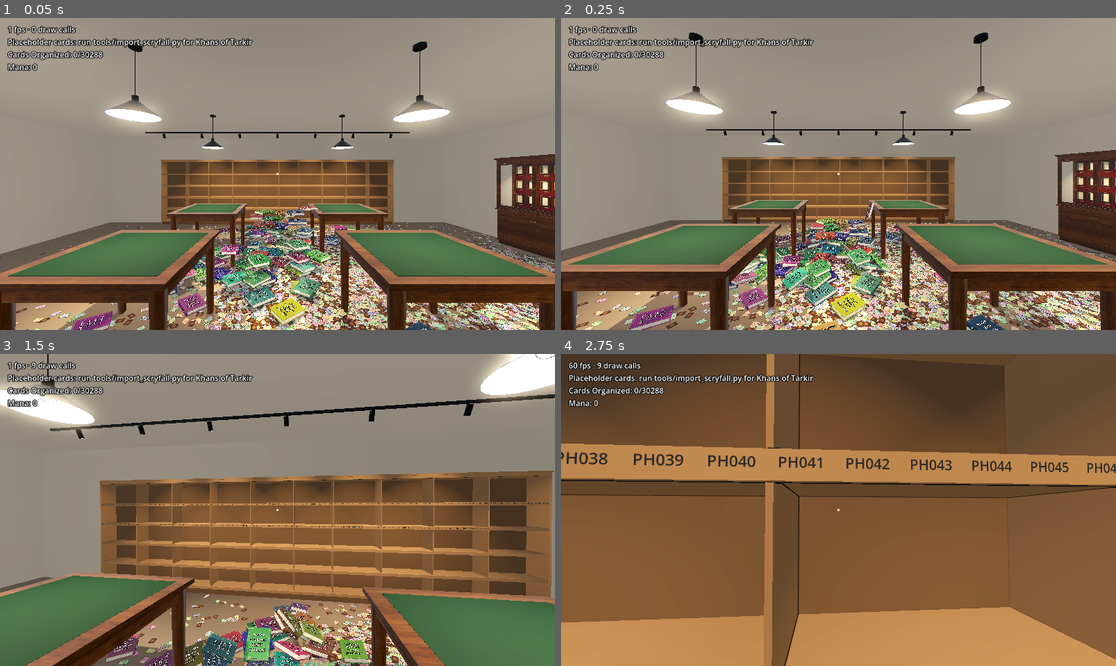
Above: before the commit, frames 1-4 (two rows, left to right).
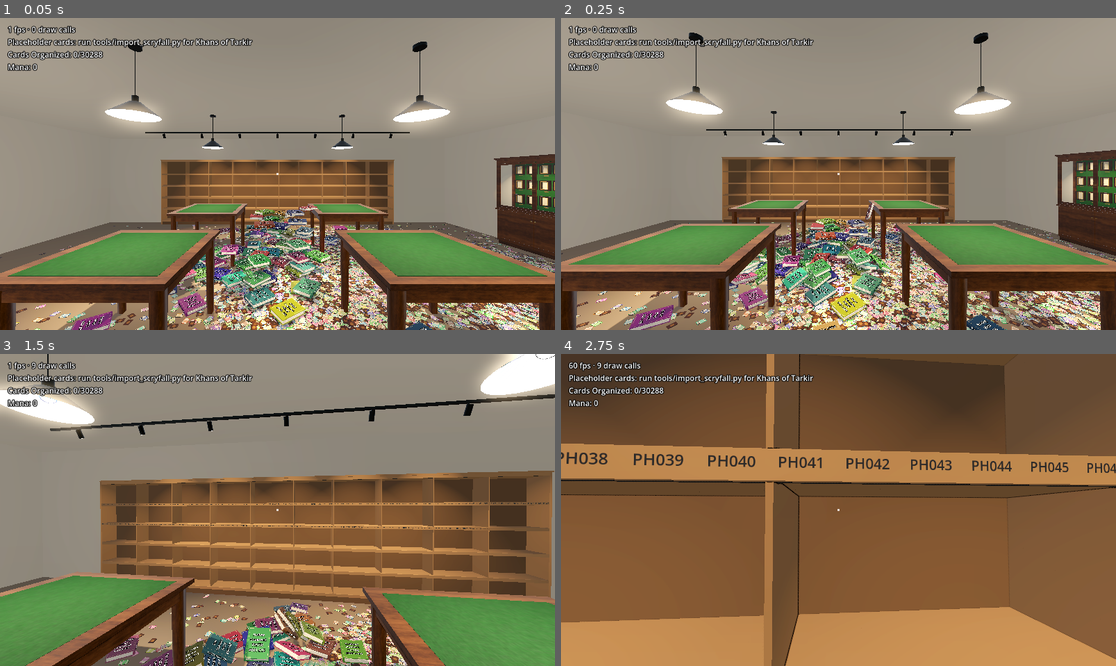
Above: after the commit, the same moments.

Repository: brian-kujawski/cracknstack
Game: Godot game, scene res://scenes/main.tscn
The game is run twice, just before and just after one commit, with the same random seed, the same clock (stepped at 60 frames per second) and the same inputs.
Inputs (mouse positions are in pixels of both pictures, inside the frame that each line leads up to):
- Up to frame 1 (0.05 s): no input
- Up to frame 2 (0.25 s): no input
- Up to frame 3 (1.5 s): tap Enter at 0.5 s; move the mouse to (305, 510) at 0.52 s; hold W (move_forward) from 0.53 s (still down); tap 5 (cast_abundance) at 0.6 s; click (305, 510) at 0.67 s; move the mouse to (249, 510) at 1.27 s; tap 4 (cast_chain_lightning) at 1.35 s
- Up to frame 4 (2.75 s): keep holding W (move_forward); move the mouse to (849, 503) at 2.02 s; tap 3 (cast_demonic_tutor) at 2.1 s

The runs differ from the first frame. In frame 1, 6.7% of the frame differs, in the area x 1-100%, y 45-83%; in frame 2, 6.1%; in frame 3, 9.8%, in the area x 0-100%, y 71-100%; in frame 4, nothing differs.

Commit message:
Put ambientCG Fabric037 baize on the tables and cabinet backs
The tables' playing surface and the display cabinets' back lining now
share one textured green baize material (assets/store/felt), mapped like
the wood. DisplayCabinet.build() takes the lining material instead of
making its own velvet.

Co-Authored-By: Claude Opus 5.5 (1M context) <noreply@anthropic.com>
Claude-Session: https://claude.ai/code/session_017XBTrFLTj3E8Uxw6o4keY9

Diff:
--- a/scripts/store/display_cabinet.gd
+++ b/scripts/store/display_cabinet.gd
@@ -52,10 +52,10 @@
 ## Builds the meshes, lights, collision and slots. `wood` is the oak the
 ## store's tables are made of, `light` the colour of its lamps. Call once
 ## before adding to the tree.
-func build(wood: StandardMaterial3D, light: Color) -> void:
+## `lining` covers the back of the case, behind the frames.
+func build(wood: StandardMaterial3D, lining: Material, light: Color) -> void:
 	var dark := _tinted(wood, 0.7)
 	var walnut := _tinted(wood, 0.5)
-	var velvet := _material(Color(0.28, 0.06, 0.07), 0.95)
 	var linen := _material(Color(0.83, 0.79, 0.7), 0.95)
 	var brass := _material(Color(0.75, 0.6, 0.35), 0.35)
 	brass.metallic = 0.8
@@ -64,7 +64,7 @@
 	glass.metallic_specular = 0.8
 
 	_build_base(wood, dark, brass)
-	_build_case(wood, velvet, brass, glass)
+	_build_case(wood, lining, brass, glass)
 	_build_frames(walnut, linen, brass)
 	_build_lights(light)
 	_commit()
@@ -111,15 +111,15 @@
 		_box(Vector3(0.018, 0.018, 0.024), knob + Vector3(0, 0, 0.012), brass)
 
 
-## The glass case: corner posts, a back panel lined with velvet, glass sides,
+## The glass case: corner posts, a back panel lined with green baize, glass sides,
 ## two glazed doors, top and bottom rails, and a stepped cornice.
-func _build_case(wood: Material, velvet: Material, brass: Material, glass: Material) -> void:
+func _build_case(wood: Material, lining: Material, brass: Material, glass: Material) -> void:
 	var height := CASE_TOP - BASE_HEIGHT
 	var mid_y := BASE_HEIGHT + height / 2
 	var front := DEPTH / 2
 	var back := -DEPTH / 2
 	_box(Vector3(WIDTH, height, _BACK), Vector3(0, mid_y, back + _BACK / 2), wood)
-	_box(Vector3(WIDTH - 2 * _POST, height - 0.01, _LINING), Vector3(0, mid_y, back + _BACK + _LINING / 2), velvet)
+	_box(Vector3(WIDTH - 2 * _POST, height - 0.01, _LINING), Vector3(0, mid_y, back + _BACK + _LINING / 2), lining)
 	for side in [-1, 1]:
 		var x: float = side * (WIDTH / 2 - _POST / 2)
 		_box(Vector3(_POST, height, _POST), Vector3(x, mid_y, front - _POST / 2), wood)
@@ -168,7 +168,7 @@
 		Vector3(0, cove_y + 0.025 + crown / 2, CORNICE_OVERHANG / 2), wood)
 
 
-## The shadow boxes, hung on the velvet back in a grid: a walnut moulding as
+## The shadow boxes, hung on the baize back in a grid: a walnut moulding as
 ## deep as the box, a gilt slip round the front of the opening, and a linen
 ## lining at the back. Under each, a blank brass plate for the card's name.
 func _build_frames(walnut: Material, linen: Material, brass: Material) -> void:
@@ -210,7 +210,7 @@
 
 ## Two spotlights tucked behind the top rail, aimed down at the back of the
 ## case, and the strip they stand for. They cast shadows, so each frame
-## throws its own shadow down the velvet. Glass casts none, so some light
+## throws its own shadow down the baize. Glass casts none, so some light
 ## spills through the sides onto the wall, as it would.
 func _build_lights(colour: Color) -> void:
 	var strip := MeshInstance3D.new()
--- a/scripts/store/store_builder.gd
+++ b/scripts/store/store_builder.gd
@@ -50,6 +50,10 @@
 ## metres of real wood one copy of its texture covers.
 const TABLE_WOOD := "table_wood"
 const TABLE_WOOD_SIZE := 0.6
+## The green baize on the tables' playing surface and lining the cabinets'
+## backs (assets/store/felt), and how many metres one copy of it covers.
+const FELT := "felt"
+const FELT_SIZE := 0.3
 
 ## Floor footprints nothing on the floor may overlap (the shelves and the
 ## table legs), as x/z rectangles. The space under a table top is open:
@@ -71,7 +75,7 @@
 ## The same wood for the legs, mapped by the legs' own UVs so the grain runs
 ## up them (world mapping would lay it across, like the top's).
 var _leg_material := _by_uv(_table_material)
-var _felt_material := _material(Color(0.1, 0.24, 0.17))
+var _felt_material := _textured(FELT, FELT_SIZE)
 var _fixture_material := _metal(Color(0.12, 0.13, 0.12), 0.45)
 var _brass_material := _metal(Color(0.75, 0.6, 0.35), 0.35)
 
@@ -233,7 +237,7 @@
 	for i in CABINET_ZS.size():
 		var cabinet := DisplayCabinet.new()
 		cabinet.name = "DisplayCabinet%d" % (i + 1)
-		cabinet.build(_table_material, FIXTURE_LIGHT)
+		cabinet.build(_table_material, _felt_material, FIXTURE_LIGHT)
 		cabinet.position = Vector3(WIDTH - DisplayCabinet.DEPTH / 2, 0, CABINET_ZS[i])
 		cabinet.rotation.y = -PI / 2
 		add_child(cabinet)
--- a/scripts/ui/credits.gd
+++ b/scripts/ui/credits.gd
@@ -11,6 +11,7 @@
 ## details). They're CC0, so crediting them is a courtesy.
 const TEXTURES := [
 	"Table and cabinet wood: Wood066 by ambientCG (ambientcg.com), CC0.",
+	"Table and cabinet baize: Fabric037 by ambientCG (ambientcg.com), CC0.",
 ]
 
 
Not shown, added: assets/store/felt/SOURCE.txt
Binary file added: assets/store/felt/albedo.jpg
Not shown, added: assets/store/felt/albedo.jpg.import
Binary file added: assets/store/felt/normal.jpg
Not shown, added: assets/store/felt/normal.jpg.import
Binary file added: assets/store/felt/roughness.jpg
Not shown, added: assets/store/felt/roughness.jpg.import
